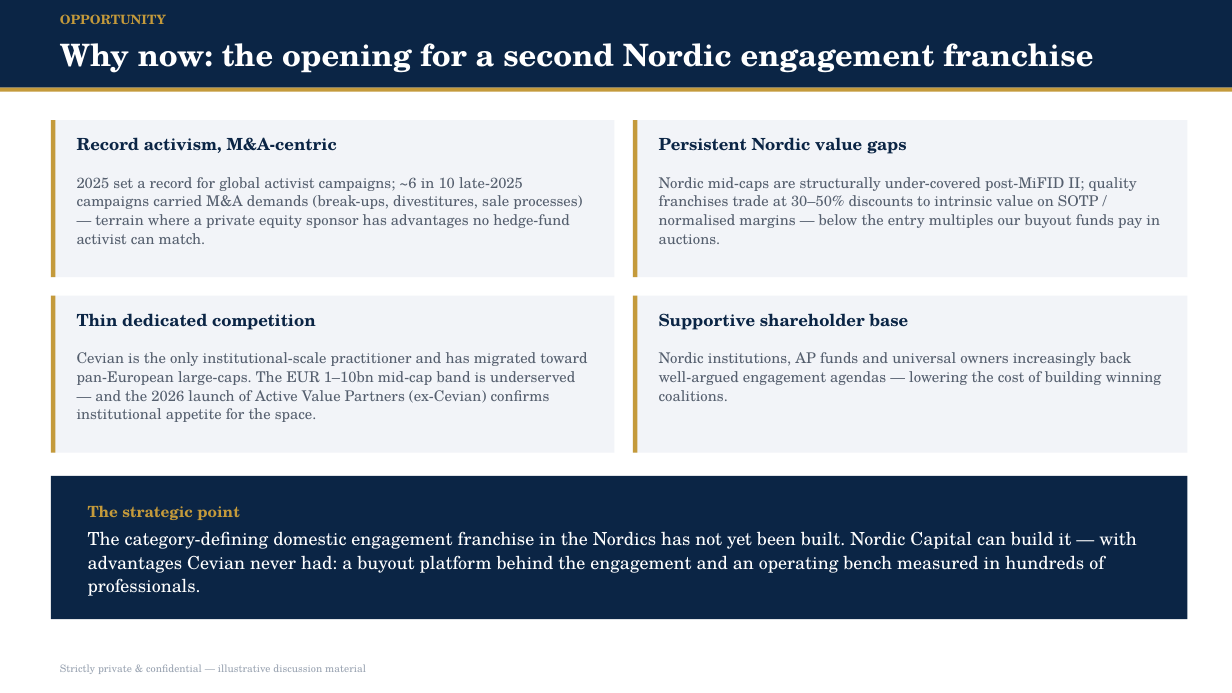
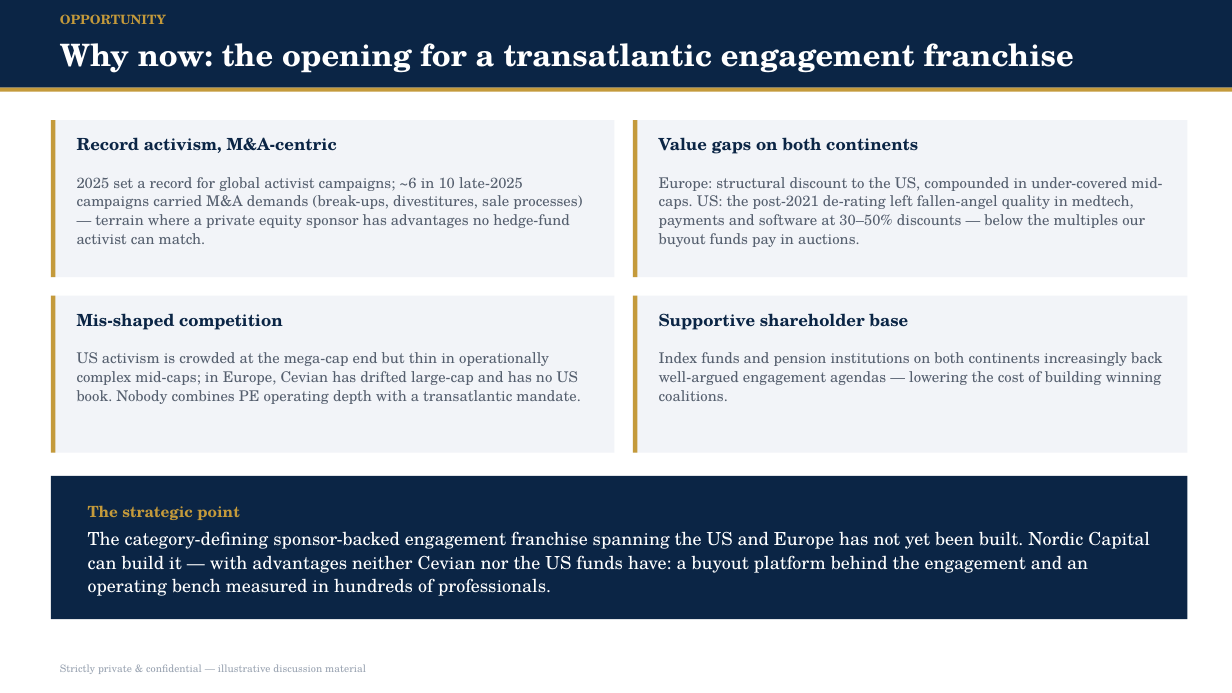
Before and after one commit to knutnyman/knutnyman, a slide deck: slide 3 of nordic-capital-activism-pitch/Nordic_Capital_Engaged_Equities_Deck.pptx. Drawn at 1232x693 pixels with LibreOffice and Linux fonts; fonts in the diff are those of the drawing. Boxes give left, top, right and bottom in pixels: in the first picture for what was removed or moved away, otherwise in the second. Text is boxed around its words. In the diff, an @@ line names an element or a change of style, - is before the commit and + after.

```diff
--- a/nordic-capital-activism-pitch/Nordic_Capital_Engaged_Equities_Deck.pptx
+++ b/nordic-capital-activism-pitch/Nordic_Capital_Engaged_Equities_Deck.pptx
@@ text at (x1=60, y1=43, x2=1074, y2=73): text changed @@
-Why now: the opening for a second Nordic engagement franchise
+Why now: the opening for a transatlantic engagement franchise
@@ text at (x1=659, y1=137, x2=918, y2=154): text changed @@
-Persistent Nordic value gaps
+Value gaps on both continents
@@ text at (x1=659, y1=177, x2=1162, y2=247): text changed @@
-Nordic mid-caps are structurally under-covered post-MiFID II; quality franchises trade at 30–50% discounts to intrinsic value on SOTP / normalised margins — below the entry multiples our buyout funds pay in auctions.
+Europe: structural discount to the US, compounded in under-covered mid-caps. US: the post-2021 de-rating left fallen-angel quality in medtech, payments and software at 30–50% discounts — below the multiples our buyout funds pay in auctions.
@@ text at (x1=77, y1=313, x2=283, y2=330): text changed @@
-Thin dedicated competition
+Mis-shaped competition
@@ text at (x1=77, y1=352, x2=580, y2=404): text changed @@
-Cevian is the only institutional-scale practitioner and has migrated toward pan-European large-caps. The EUR 1–10bn mid-cap band is underserved — and the 2026 launch of Active Value Partners (ex-Cevian) confirms institutional appetite for the space.
+US activism is crowded at the mega-cap end but thin in operationally complex mid-caps; in Europe, Cevian has drifted large-cap and has no US book. Nobody combines PE operating depth with a transatlantic mandate.
@@ text at (x1=659, y1=352, x2=1163, y2=401): text changed @@
-Nordic institutions, AP funds and universal owners increasingly back well-argued engagement agendas — lowering the cost of building winning coalitions.
+Index funds and pension institutions on both continents increasingly back well-argued engagement agendas — lowering the cost of building winning coalitions.
@@ text at (x1=88, y1=531, x2=1150, y2=596): text changed @@
-The category-defining domestic engagement franchise in the Nordics has not yet been built. Nordic Capital can build it — with advantages Cevian never had: a buyout platform behind the engagement and an operating bench measured in hundreds of professionals.
+The category-defining sponsor-backed engagement franchise spanning the US and Europe has not yet been built. Nordic Capital can build it — with advantages neither Cevian nor the US funds have: a buyout platform behind the engagement and an operating bench measured in hundreds of professionals.
```
Also in this commit, not shown: 13 other slides changed, 1 slide added, 1 slide removed, 3 other files.
